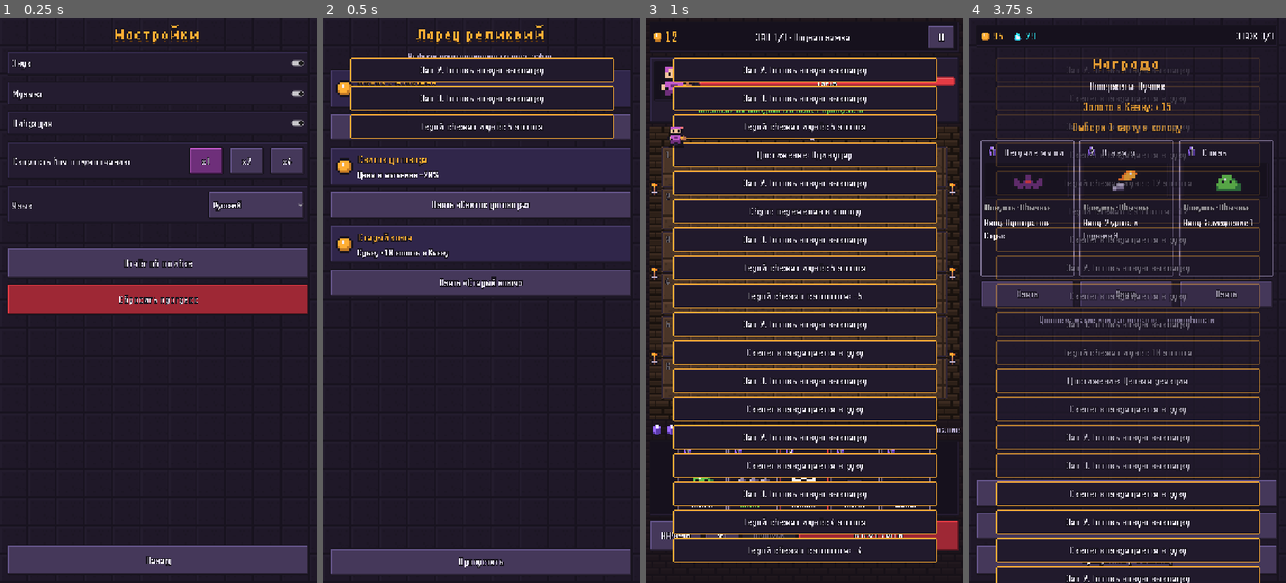
Above: before the commit, frames 1-4 (left to right).
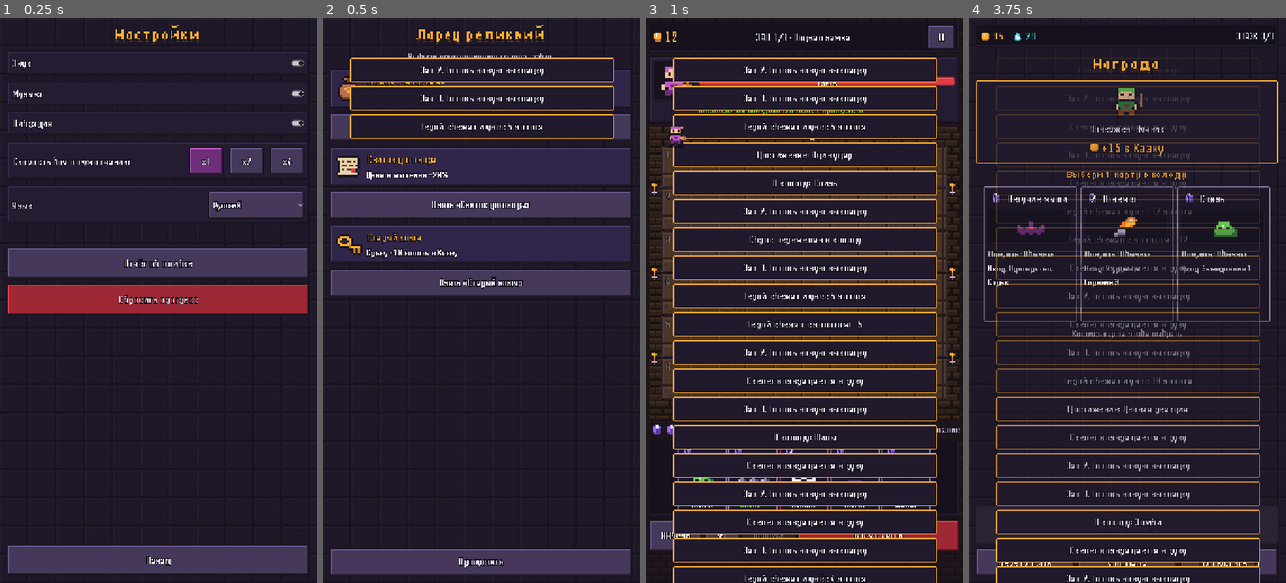
Above: after the commit, the same moments.

Repository: evgengoldwar/NeonPrime
Game: Godot game, scene res://tools/smoke_test.tscn
Two runs of this game, one before a commit and one after it. Both use one fixed random seed, a clock stepped at 60 frames per second and the inputs below. This scene is started directly instead of the project's main scene.
Inputs (mouse positions are in pixels of both pictures, inside the frame that each line leads up to):
- Up to frame 1 (0.25 s): no input
- Up to frame 2 (0.5 s): no input
- Up to frame 3 (1 s): click "Взять «Мешок с монетами»" at 0.5 s
- Up to frame 4 (3.75 s): click "II" at 1.25 s; click "ВЕРНУТЬ" at 2 s; click (1073, 447) at 2.77 s; click (1213, 238) at 3.5 s

Frame 1 is identical in both runs. In frame 2, 1.5% of the frame differs, in the area x 4-43%, y 10-43%; in frame 3, 2.7%; in frame 4, 14%, in the area x 2-98%, y 8-99%.

Commit message:
Красивый и удобный экран награды
- 14 пиксельных иконок реликвий (tools/gen_sprites.py → assets/sprites/relics)
  вместо одинаковой монетки;
- шапка с поверженными героями и золотом в Казну;
- выбор реликвии и карты касанием по крупной карточке с подсветкой
  и одной кнопкой подтверждения внизу;
- экраны с прокруткой ограничены колонкой шириной 720 по центру,
  чтобы на широком окне ничего не растягивалось.

Co-Authored-By: Claude Opus 5.5 <noreply@anthropic.com>
Claude-Session: https://claude.ai/code/session_01CBXFTShUYY1UPBHpFGh8b6

Diff:
--- a/scripts/screens/reward.gd
+++ b/scripts/screens/reward.gd
@@ -1,8 +1,14 @@
 extends Control
-## Награда после боя: золото, реликвия (элита/босс) и выбор 1 карты из 3.
+## Награда после боя: шапка с поверженными героями и золотом, затем выбор.
+## Сначала (после босса) 1 реликвия из 3, потом 1 карта из 3.
+## Выбор — касанием по карточке, подтверждение — одной кнопкой внизу.
 
 const UI := preload("res://scripts/ui/ui.gd")
 const RunMenus := preload("res://scripts/ui/run_menus.gd")
+const CARD_W := 212
+
+var _sel_relic := ""
+var _sel_card := ""
 
 
 func _ready() -> void:
@@ -13,65 +19,131 @@
 	for ch in get_children():
 		ch.queue_free()
 	var r: Dictionary = Game.pending
+	var choosing_relic: bool = not r.get("relics", []).is_empty() and not r.get("relic_taken", false)
 	var lay := UI.screen_layout(self, "Награда")
 	var tb := UI.top_bar()
 	lay.root.add_child(tb)
 	lay.root.move_child(tb, 0)
 	var body: VBoxContainer = lay.body
-	var names := []
-	for k in r.get("killed", []):
-		names.append(k.name)
-	if not names.is_empty():
-		body.add_child(UI.label("Повержены: " + ", ".join(names), 22, UI.TEXT, HORIZONTAL_ALIGNMENT_CENTER))
-	body.add_child(UI.label("Золото в Казну: %+d" % int(r.get("gold", 0)), 26, UI.GOLD, HORIZONTAL_ALIGNMENT_CENTER))
+	body.add_child(_header(r))
 	if r.get("relic", "") != "":
-		body.add_child(UI.label("Получена реликвия:", 22, UI.TEXT, HORIZONTAL_ALIGNMENT_CENTER))
+		body.add_child(_section("Получена реликвия"))
 		body.add_child(UI.relic_view(r.relic))
-	var relics: Array = r.get("relics", [])
-	if not relics.is_empty() and not r.get("relic_taken", false):
-		body.add_child(UI.label("Выбери 1 реликвию из 3", 26, UI.GOLD, HORIZONTAL_ALIGNMENT_CENTER))
-		for id in relics:
-			body.add_child(UI.relic_view(id))
-			body.add_child(UI.button("Взять «%s»" % Data.relics[id].name, func(): _take_relic(id), 22, 64))
+	if choosing_relic:
+		_relic_choice(body, lay.footer, r.relics)
+	else:
+		_card_choice(body, lay.footer, r.get("cards", []))
+
+
+## Шапка: спрайты поверженных героев, их имена и золото в Казну.
+func _header(r: Dictionary) -> Control:
+	var p := UI.framed("popup", 14)
+	var v := UI.vbox(8)
+	p.add_child(v)
+	var killed: Array = r.get("killed", [])
+	if not killed.is_empty():
+		var row := UI.hbox(12)
+		row.alignment = BoxContainer.ALIGNMENT_CENTER
+		var names := []
+		for k in killed:
+			var spr := UI.hero_icon(k.id, 6)
+			spr.modulate = Color(1, 1, 1, 0.9)
+			row.add_child(spr)
+			names.append(k.name)
+		v.add_child(row)
+		var title := "Повержен: " if killed.size() == 1 else "Повержены: "
+		v.add_child(UI.label(title + ", ".join(names), 24, UI.TEXT, HORIZONTAL_ALIGNMENT_CENTER))
+	var gold := int(r.get("gold", 0))
+	v.add_child(UI.center(UI.stat("coin", "%+d в Казну" % gold, UI.GOLD if gold >= 0 else UI.RED, 32)))
+	return p
+
+
+func _section(text: String) -> Control:
+	var l := UI.label(text, 32, UI.GOLD, HORIZONTAL_ALIGNMENT_CENTER)
+	l.add_theme_font_override("font", UI.pixel_font())
+	l.add_theme_font_size_override("font_size", 24)
+	return l
+
+
+# ---------------------------------------------------------------- реликвии
+
+func _relic_choice(body: VBoxContainer, footer: VBoxContainer, relics: Array) -> void:
+	body.add_child(_section("Выбери 1 реликвию из %d" % relics.size()))
+	var row := UI.hbox(8)
+	row.alignment = BoxContainer.ALIGNMENT_CENTER
+	for id in relics:
+		var card := UI.relic_card(id, id == _sel_relic, CARD_W)
+		card.gui_input.connect(_relic_input.bind(id))
+		row.add_child(card)
+	body.add_child(row)
+	body.add_child(UI.label("Коснись реликвии, чтобы выбрать", 16, UI.DIM, HORIZONTAL_ALIGNMENT_CENTER))
+	var take := UI.button("Выбери реликвию" if _sel_relic == "" else "Забрать «%s»" % Data.relics[_sel_relic].name, _take_relic, 28, 84)
+	take.disabled = _sel_relic == ""
+	UI.tint_button(take, UI.GOLD)
+	footer.add_child(take)
+
+
+func _relic_input(ev: InputEvent, id: String) -> void:
+	if ev is InputEventMouseButton and ev.pressed:
+		_sel_relic = id
+		Sfx.play("click")
+		_build()
+
+
+func _take_relic() -> void:
+	if _sel_relic == "":
 		return
-	if r.get("card_taken", false):
+	Game.add_relic(_sel_relic)
+	Game.pending["relic_taken"] = true
+	Game.save_run()
+	Sfx.play("coin")
+	Game.main.toast("Реликвия: " + Data.relics[_sel_relic].name)
+	_build()
+
+
+# ---------------------------------------------------------------- карты
+
+func _card_choice(body: VBoxContainer, footer: VBoxContainer, cards: Array) -> void:
+	if Game.pending.get("card_taken", false) or cards.is_empty():
 		_done()
 		return
-	body.add_child(UI.label("Выбери 1 карту в колоду", 26, UI.GOLD, HORIZONTAL_ALIGNMENT_CENTER))
-	var row := UI.hbox(10)
+	body.add_child(_section("Выбери 1 карту в колоду"))
+	var row := UI.hbox(8)
 	row.alignment = BoxContainer.ALIGNMENT_CENTER
-	for id in r.get("cards", []):
-		var v := UI.vbox(6)
-		var cv := UI.card_view(id, false, 215)
+	for id in cards:
+		var cv := UI.card_view(id, false, CARD_W)
+		if id == _sel_card:
+			cv.add_theme_stylebox_override("panel", UI.frame("card_selected", 10))
 		cv.mouse_filter = Control.MOUSE_FILTER_STOP
 		cv.gui_input.connect(_card_input.bind(id))
-		v.add_child(cv)
-		v.add_child(UI.button("Взять", func(): _take_card(id), 22, 64))
-		row.add_child(v)
+		row.add_child(cv)
 	body.add_child(row)
-	body.add_child(UI.label("Долгое нажатие или тап по карте — подробности", 16, UI.DIM, HORIZONTAL_ALIGNMENT_CENTER))
+	body.add_child(UI.label("Коснись карты, чтобы выбрать", 16, UI.DIM, HORIZONTAL_ALIGNMENT_CENTER))
+	var take := UI.button("Выбери карту" if _sel_card == "" else "Взять «%s»" % Data.card_name(_sel_card), _take_card, 28, 84)
+	take.disabled = _sel_card == ""
+	UI.tint_button(take, UI.GREEN)
+	footer.add_child(take)
+	var row2 := UI.hbox(8)
 	if Game.can_reroll():
-		lay.footer.add_child(UI.button("Перебросить (1 раз за этаж)", _reroll, 22, 64))
-	lay.footer.add_child(UI.button("Колода (%d)" % Game.run.deck.size(), func(): RunMenus.deck(self), 22, 64))
-	lay.footer.add_child(UI.button("Пропустить (+3 золота)", _skip, 22, 70))
+		row2.add_child(UI.button("Перебросить", _reroll, 24, 64))
+	row2.add_child(UI.button("Колода %d" % Game.run.deck.size(), func(): RunMenus.deck(self), 24, 64))
+	row2.add_child(UI.button("Пропустить +3", _skip, 24, 64))
+	footer.add_child(row2)
 
 
 func _card_input(ev: InputEvent, id: String) -> void:
 	if ev is InputEventMouseButton and ev.pressed:
-		UI.card_popup(self, id, false)
+		_sel_card = id
+		Sfx.play("click")
+		_build()
 
 
-func _take_relic(id: String) -> void:
-	Game.add_relic(id)
-	Game.pending["relic_taken"] = true
-	Game.save_run()
-	Sfx.play("coin")
-	_build()
-
-
-func _take_card(id: String) -> void:
-	Game.add_card(id)
+func _take_card() -> void:
+	if _sel_card == "":
+		return
+	Game.add_card(_sel_card)
 	Sfx.play("place")
+	Game.main.toast("В колоду: " + Data.card_name(_sel_card))
 	_done()
 
 
@@ -82,6 +154,7 @@
 
 
 func _reroll() -> void:
+	_sel_card = ""
 	Game.reroll_reward()
 	_build()
 
--- a/scripts/ui/ui.gd
+++ b/scripts/ui/ui.gd
@@ -20,6 +20,7 @@
 const PIXEL_FONT_PATH := "res://assets/fonts/Tiny5-Regular.ttf"
 const SPR := "res://assets/sprites/"
 const FRAME_MARGIN := 6
+const COLUMN := 720
 
 
 # ---------------------------------------------------------------- ресурсы
@@ -350,8 +351,13 @@
 ## Стандартная раскладка экрана: заголовок, прокручиваемое тело, нижняя панель.
 static func screen_layout(root: Control, heading: String, tile: String = "tiles/floor_menu") -> Dictionary:
 	backdrop(root, tile)
+	# Колонка не шире экрана телефона: на широком экране всё остаётся по центру.
 	var m := margin(16)
-	full(m)
+	m.anchor_left = 0.5
+	m.anchor_right = 0.5
+	m.anchor_bottom = 1.0
+	m.offset_left = -COLUMN / 2.0
+	m.offset_right = COLUMN / 2.0
 	root.add_child(m)
 	var v := vbox(14)
 	m.add_child(v)
@@ -466,7 +472,8 @@
 	var p := framed("panel_light", 12)
 	var h := hbox(12)
 	p.add_child(h)
-	var ic := icon("icons/coin" if r.get("weak", false) else "icons/soul", 5)
+	var ic := icon("relics/" + id, 5)
+	ic.size_flags_vertical = Control.SIZE_SHRINK_CENTER
 	h.add_child(ic)
 	var v := vbox(4)
 	v.size_flags_horizontal = Control.SIZE_EXPAND_FILL
@@ -474,6 +481,37 @@
 	v.add_child(label(r.name, 24, GOLD))
 	v.add_child(label(r.text, 16, TEXT))
 	ignore_mouse(p)
+	return p
+
+
+## Откуда реликвия: базовая или из крыла Замка.
+static func relic_origin(id: String) -> String:
+	var set_id: String = Data.relics[id].get("set", "base")
+	if set_id == "base":
+		return "Базовая"
+	for w in Data.wings:
+		if w.id == set_id:
+			return "Крыло «%s»" % w.name
+	return ""
+
+
+## Большая карточка реликвии для выбора награды.
+static func relic_card(id: String, selected: bool, w: int = 212) -> PanelContainer:
+	var r: Dictionary = Data.relics[id]
+	var p := framed("card_selected" if selected else "panel_light", 12)
+	p.custom_minimum_size = Vector2(w, 0)
+	var v := vbox(8)
+	p.add_child(v)
+	var art := framed("popup" if selected else "panel_dark", 6)
+	art.add_child(center(icon("relics/" + id, 7)))
+	v.add_child(art)
+	v.add_child(label(r.name, 24, GOLD, HORIZONTAL_ALIGNMENT_CENTER))
+	var txt := label(r.text, 24, TEXT, HORIZONTAL_ALIGNMENT_CENTER)
+	txt.size_flags_vertical = Control.SIZE_EXPAND_FILL
+	v.add_child(txt)
+	v.add_child(label(relic_origin(id), 16, DIM, HORIZONTAL_ALIGNMENT_CENTER))
+	ignore_mouse(p)
+	p.mouse_filter = Control.MOUSE_FILTER_STOP
 	return p
 
 
--- a/tools/smoke_test.gd
+++ b/tools/smoke_test.gd
@@ -88,9 +88,11 @@
 				await _battle(scr)
 			"reward":
 				if not Game.pending.get("relics", []).is_empty() and not Game.pending.get("relic_taken", false):
-					scr._take_relic(Game.pending.relics[0])
+					scr._sel_relic = Game.pending.relics[0]
+					scr._take_relic()
 				elif Game.pending.get("cards", []).size() > 0 and Game.rchance(0.7):
-					scr._take_card(Game.pending.cards[0])
+					scr._sel_card = Game.pending.cards[0]
+					scr._take_card()
 				else:
 					scr._skip()
 			"shop":
Binary file added: assets/sprites/relics/blood_chalice.png
Not shown, added: assets/sprites/relics/blood_chalice.png.import
Binary file added: assets/sprites/relics/blood_ruby.png
Not shown, added: assets/sprites/relics/blood_ruby.png.import
Binary file added: assets/sprites/relics/coin_bag.png
Not shown, added: assets/sprites/relics/coin_bag.png.import
Binary file added: assets/sprites/relics/dark_throne.png
Not shown, added: assets/sprites/relics/dark_throne.png.import
Binary file added: assets/sprites/relics/fear_bell.png
Not shown, added: assets/sprites/relics/fear_bell.png.import
Binary file added: assets/sprites/relics/heart_stone.png
Not shown, added: assets/sprites/relics/heart_stone.png.import
(and 17 more such lines)
